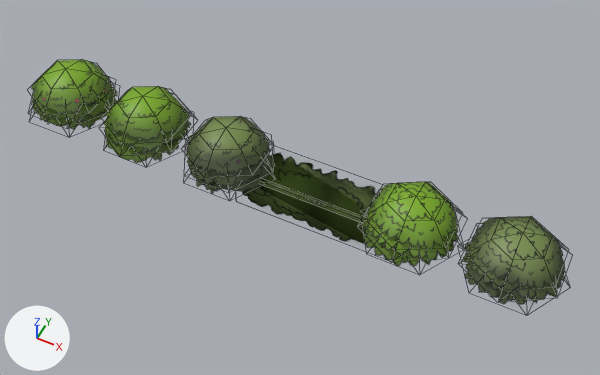
Two versions of the Blender file Primeira_Sala/Estufa_Objetos.blend, one commit apart.
Before and after are seen from a 50 mm lens placed at (2.47, -5.43, 6.78), pointed at (-0.27, 0.04, -0.06). Every picture has the same lights, and +X, +Y and +Z are marked at lower left. Mesh edges are drawn as thin lines. The same objects are shown in both versions, whatever each file hides.

Names of what the first picture shows: 'Bush_00', 'Bush_01', 'Bush_03', 'Bush_04', 'Bush_05', 'Moss_00', 'Moss_01'.
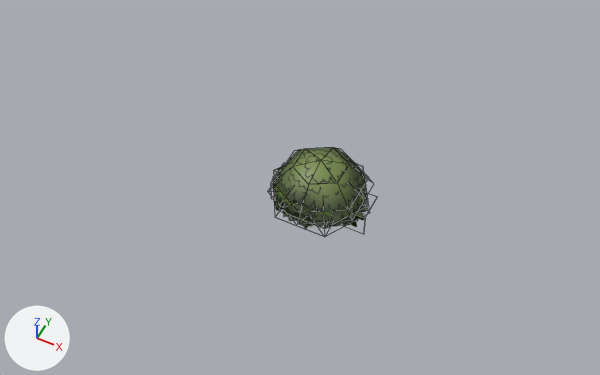
Patch to the scene script:
```diff
--- a/Primeira_Sala/Estufa_Objetos.blend.py
+++ b/Primeira_Sala/Estufa_Objetos.blend.py
@@ me_moss_00 @@
 me_moss_00.from_pydata(...)  # 10 vertices, 4 faces; spans x -1.0..1.0, y -0.12..0.43, z -0.5..0.0
 # used by ob_moss_00; location = (0.0, 0.0, 0.0)
+# me_moss_00 part 1: the whole mesh is scaled about the mesh origin by 0.567
 me_moss_00.materials.append(mat_atlas_plantas)
@@ me_moss_01 @@
 me_moss_01.from_pydata(...)  # 10 vertices, 4 faces; spans x -1.01..0.99, y -0.12..0.43, z -0.5..0.0
 # used by ob_moss_01; location = (0.0, 0.0, 0.0)
+# me_moss_01 part 2: the whole mesh is scaled about the mesh origin by 0.567
 me_moss_01.materials.append(mat_atlas_plantas)
@@ ob_bush_00 @@
 ob_bush_00 = bpy.data.objects.new('Bush_00', me_bush_00)
-ob_bush_00.location = (2.149, 0.0, 0.0)
+ob_bush_00.location = (0.0, 0.0, 0.0)
@@ ob_bush_01 @@
 ob_bush_01 = bpy.data.objects.new('Bush_01', me_bush_01)
-ob_bush_01.location = (1.054, 0.0, 0.0)
+ob_bush_01.location = (0.0, 0.0, 0.0)
@@ ob_bush_03 @@
 ob_bush_03 = bpy.data.objects.new('Bush_03', me_bush_03)
-ob_bush_03.location = (-1.135, 0.0, 0.0)
+ob_bush_03.location = (0.0, 0.0, 0.0)
@@ ob_bush_04 @@
 ob_bush_04 = bpy.data.objects.new('Bush_04', me_bush_04)
-ob_bush_04.location = (-2.203, 0.0, 0.0)
+ob_bush_04.location = (0.0, 0.0, 0.0)
@@ ob_bush_05 @@
 ob_bush_05 = bpy.data.objects.new('Bush_05', me_bush_05)
-ob_bush_05.location = (-3.261, 0.0, 0.0)
+ob_bush_05.location = (0.0, 0.0, 0.0)
```

What differs and where, as boxes [x1, y1, x2, y2] in the pictures (600 x 375 px):
'Bush_00', moved: before [462, 216, 566, 305]; after [274, 147, 366, 227]
'Bush_01', moved: before [362, 182, 458, 267]; after [273, 154, 366, 229]
'Moss_01', mesh rescaled (not visible afterwards): before [242, 153, 376, 245]
'Bush_03', moved: before [186, 116, 273, 195]; after [276, 162, 362, 222]
'Bush_04', moved: before [103, 86, 191, 163]; after [272, 150, 366, 232]
'Bush_05', moved: before [31, 59, 118, 130]; after [275, 166, 366, 218]
'Moss_00', mesh rescaled: before [243, 153, 376, 241]; after [273, 178, 368, 227]
